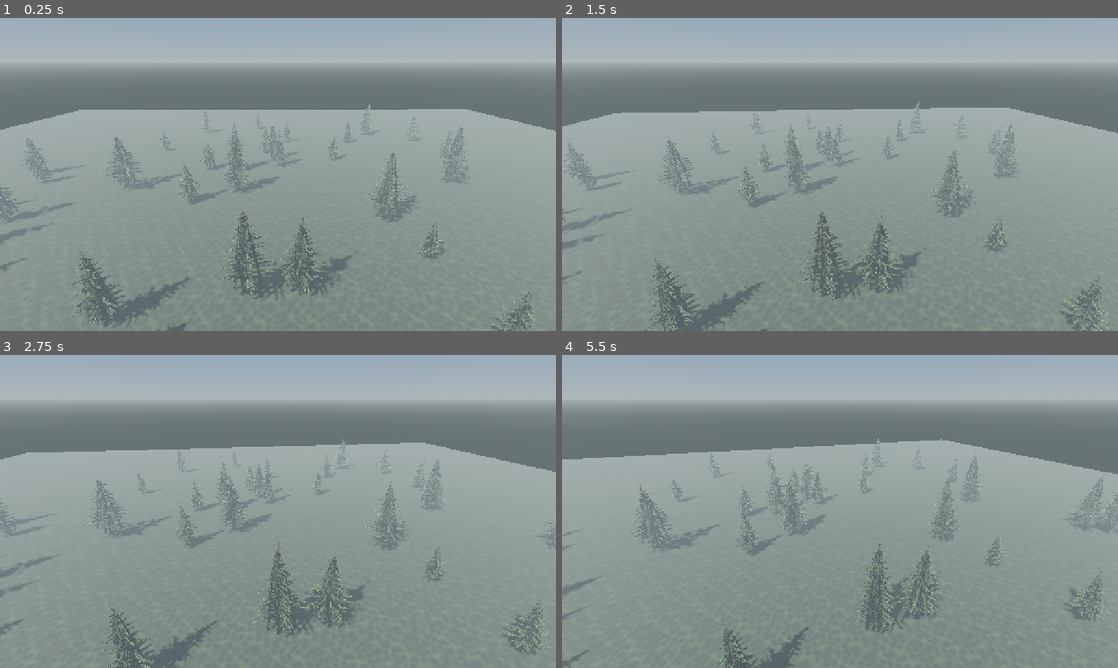
Above: before the commit, frames 1-4 (two rows, left to right).
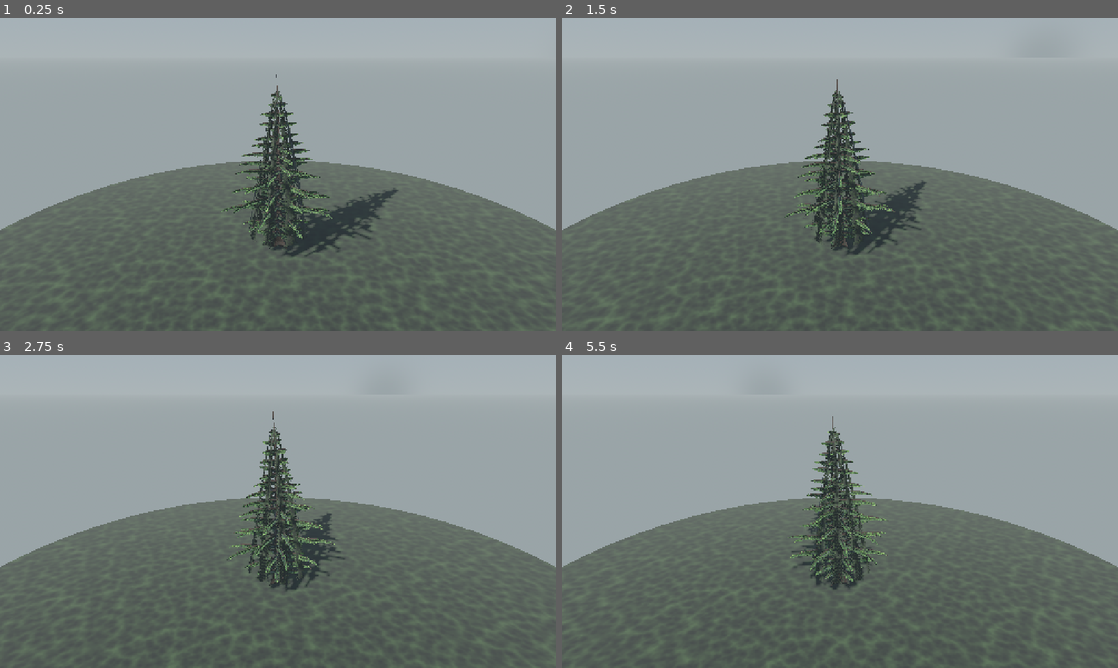
Above: after the commit, the same moments.

Repository: mehmetdem2005/Acik-dunya_oyun
Game: Godot game, scene res://scenes/world/pine_tree_scene.tscn
Two runs of this game, one before a commit and one after it. Both use one fixed random seed, a clock stepped at 60 frames per second and the inputs below. This scene is started directly instead of the project's main scene.
Inputs (mouse positions are in pixels of both pictures, inside the frame that each line leads up to):
- Up to frame 1 (0.25 s): no input
- Up to frame 2 (1.5 s): move the mouse to (962, 158) at 0.52 s; hold D 0.53-1.25 s; hold Shift 0.53-1.25 s; click (962, 158) at 0.67 s; tap Space at 0.77 s; drag from (728, 190) to (812, 237) at 1.27 s
- Up to frame 3 (2.75 s): move the mouse to (333, 442) at 2.02 s; hold D from 2.03 s (still down); hold Shift from 2.03 s (still down)
- Up to frame 4 (5.5 s): release D at 2.75 s; release Shift at 2.75 s; drag from (812, 574) to (673, 464) at 2.77 s; move the mouse to (1006, 558) at 3.52 s; hold A 3.53-4.25 s; hold Shift 3.53-4.25 s; tap Space at 3.77 s; drag from (673, 464) to (756, 433) at 4.27 s; move the mouse to (867, 511) at 5.02 s; hold S from 5.03 s (still down); hold Shift from 5.03 s (still down); click (867, 511) at 5.17 s

The runs differ from the first frame. In frame 1, 61% of the frame differs, in the area x 0-100%, y 16-100%; in frame 2, 61%; in frame 3, 61%; in frame 4, 62%.

Commit message:
Ormanı kaldır, tek çam ağacı modeline odaklan
- pine_tree_scene.tscn: tek ağaç model görüntüleyici (dönen kamera,
  key+fill ışık, disk zemin, yakın çerçeve)
- world.tscn: PineForest yerine spawn yakınında tek PineTree
- README model odaklı güncellendi

https://claude.ai/code/session_01SAupt6yXBr9DzE6Ykd1e1F

Diff:
--- a/mouse_open_world_clean_project/scenes/world/pine_tree_scene.tscn
+++ b/mouse_open_world_clean_project/scenes/world/pine_tree_scene.tscn
@@ -1,15 +1,15 @@
-[gd_scene load_steps=11 format=3]
+[gd_scene load_steps=10 format=3]
 
-[ext_resource type="Script" path="res://scripts/world/pine_forest.gd" id="1_forest"]
+[ext_resource type="Script" path="res://scripts/world/pine_tree.gd" id="1_pine"]
 [ext_resource type="Script" path="res://scripts/world/showcase_camera.gd" id="2_cam"]
 
 [sub_resource type="ProceduralSkyMaterial" id="Sky_mat"]
-sky_top_color = Color(0.38, 0.55, 0.78, 1)
-sky_horizon_color = Color(0.72, 0.78, 0.79, 1)
+sky_top_color = Color(0.36, 0.54, 0.78, 1)
+sky_horizon_color = Color(0.74, 0.79, 0.8, 1)
 sky_curve = 0.12
-ground_bottom_color = Color(0.22, 0.25, 0.22, 1)
-ground_horizon_color = Color(0.65, 0.7, 0.7, 1)
-sun_angle_max = 30.0
+ground_bottom_color = Color(0.2, 0.22, 0.2, 1)
+ground_horizon_color = Color(0.66, 0.7, 0.7, 1)
+sun_angle_max = 28.0
 sun_curve = 0.08
 
 [sub_resource type="Sky" id="Sky_1"]
@@ -19,28 +19,29 @@
 background_mode = 2
 sky = SubResource("Sky_1")
 ambient_light_source = 3
-ambient_light_color = Color(0.6, 0.66, 0.72, 1)
-ambient_light_sky_contribution = 0.6
-ambient_light_energy = 0.7
+ambient_light_color = Color(0.62, 0.68, 0.74, 1)
+ambient_light_sky_contribution = 0.55
+ambient_light_energy = 0.85
 tonemap_mode = 2
 tonemap_white = 6.0
 ssao_enabled = true
-ssao_radius = 1.5
-ssao_intensity = 1.5
+ssao_radius = 0.8
+ssao_intensity = 1.8
+sdfgi_enabled = false
 fog_enabled = true
-fog_light_color = Color(0.62, 0.69, 0.72, 1)
-fog_density = 0.012
-fog_aerial_perspective = 0.35
-fog_sky_affect = 0.4
+fog_light_color = Color(0.66, 0.72, 0.74, 1)
+fog_density = 0.004
+fog_aerial_perspective = 0.25
 
-[sub_resource type="PlaneMesh" id="Ground_mesh"]
-size = Vector2(160, 160)
-subdivide_width = 16
-subdivide_depth = 16
+[sub_resource type="CylinderMesh" id="Ground_mesh"]
+top_radius = 14.0
+bottom_radius = 14.0
+height = 0.3
+radial_segments = 48
 
 [sub_resource type="FastNoiseLite" id="Ground_noise"]
 noise_type = 2
-frequency = 0.03
+frequency = 0.05
 
 [sub_resource type="NoiseTexture2D" id="Ground_tex"]
 width = 256
@@ -49,14 +50,11 @@
 noise = SubResource("Ground_noise")
 
 [sub_resource type="StandardMaterial3D" id="Ground_mat"]
-albedo_color = Color(0.18, 0.27, 0.14, 1)
+albedo_color = Color(0.19, 0.26, 0.15, 1)
 albedo_texture = SubResource("Ground_tex")
-uv1_scale = Vector3(40, 40, 1)
-roughness = 0.95
+uv1_scale = Vector3(10, 10, 1)
+roughness = 0.97
 metallic = 0.0
-
-[sub_resource type="BoxShape3D" id="Ground_shape"]
-size = Vector3(160, 1, 160)
 
 [node name="PineTreeScene" type="Node3D"]
 
@@ -64,36 +62,45 @@
 environment = SubResource("Env_1")
 
 [node name="Sun" type="DirectionalLight3D" parent="."]
-transform = Transform3D(0.766044, -0.413176, 0.492404, 0, 0.766044, 0.642788, -0.642788, -0.492404, 0.586824, 0, 0, 0)
-light_color = Color(1, 0.96, 0.88, 1)
-light_energy = 1.35
+transform = Transform3D(0.766044, -0.342, 0.544639, 0, 0.846, 0.531, -0.642788, -0.406767, 0.647819, 0, 0, 0)
+light_color = Color(1, 0.95, 0.86, 1)
+light_energy = 1.4
 shadow_enabled = true
-shadow_bias = 0.04
-directional_shadow_max_distance = 120.0
+shadow_bias = 0.03
+directional_shadow_max_distance = 60.0
+
+[node name="FillLight" type="DirectionalLight3D" parent="."]
+transform = Transform3D(-0.7071, 0.0, -0.7071, 0.0, 1.0, 0.0, 0.7071, 0.0, -0.7071, 0, 0, 0)
+light_color = Color(0.7, 0.78, 0.9, 1)
+light_energy = 0.35
 
 [node name="Ground" type="MeshInstance3D" parent="."]
+transform = Transform3D(1, 0, 0, 0, 1, 0, 0, 0, 1, 0, -0.15, 0)
 mesh = SubResource("Ground_mesh")
 material_override = SubResource("Ground_mat")
 
-[node name="GroundBody" type="StaticBody3D" parent="Ground"]
-
-[node name="GroundCol" type="CollisionShape3D" parent="Ground/GroundBody"]
-transform = Transform3D(1, 0, 0, 0, 1, 0, 0, 0, 1, 0, -0.5, 0)
-shape = SubResource("Ground_shape")
-
-[node name="PineForest" type="Node3D" parent="."]
-script = ExtResource("1_forest")
-tree_count = 46
-area_radius = 48.0
-min_spacing = 3.2
-forest_seed = 2026
-height_min = 4.5
-height_max = 9.5
-raycast_to_ground = true
-generate_collision = true
+[node name="PineTree" type="Node3D" parent="."]
+script = ExtResource("1_pine")
+total_height = 7.5
+trunk_radius = 0.18
+trunk_top_ratio = 0.06
+crown_start_ratio = 0.13
+crown_radius = 2.7
+branch_count = 66
+branch_droop = 0.55
+blades_per_branch = 7
+frond_size = 1.05
+trunk_sides = 12
+seed = 20260516
+generate_collision = false
+enable_wind = false
 
 [node name="ShowcaseCamera" type="Camera3D" parent="."]
-transform = Transform3D(1, 0, 0, 0, 1, 0, 0, 0, 1, 0, 14, 34)
+transform = Transform3D(1, 0, 0, 0, 1, 0, 0, 0, 1, 0, 5, 13)
 current = true
-fov = 60.0
+fov = 50.0
 script = ExtResource("2_cam")
+target = Vector3(0, 3.6, 0)
+distance = 13.0
+height = 4.5
+orbit_speed = 0.18
--- a/mouse_open_world_clean_project/scenes/world/world.tscn
+++ b/mouse_open_world_clean_project/scenes/world/world.tscn
@@ -2,7 +2,7 @@
 
 [ext_resource type="Script" path="res://scripts/terrain/terrain_runtime_loader.gd" id="1_terrain_runtime"]
 [ext_resource type="Script" path="res://scripts/world/world_runtime_spawner.gd" id="2_spawner"]
-[ext_resource type="Script" path="res://scripts/world/pine_forest.gd" id="3_forest"]
+[ext_resource type="Script" path="res://scripts/world/pine_tree.gd" id="3_pine"]
 
 [sub_resource type="Environment" id="Environment_1"]
 background_mode = 2
@@ -32,15 +32,13 @@
 [node name="WorldEnvironment" type="WorldEnvironment" parent="."]
 environment = SubResource("Environment_1")
 
-[node name="PineForest" type="Node3D" parent="."]
-script = ExtResource("3_forest")
-tree_count = 32
-area_radius = 38.0
-min_spacing = 3.5
-forest_seed = 2026
-height_min = 4.5
-height_max = 9.0
-ground_y = 0.0
-raycast_to_ground = true
-ray_collision_mask = 1
+[node name="PineTree" type="Node3D" parent="."]
+transform = Transform3D(1, 0, 0, 0, 1, 0, 0, 0, 1, 4, 0, -4)
+script = ExtResource("3_pine")
+total_height = 7.5
+trunk_radius = 0.18
+crown_radius = 2.7
+branch_count = 66
+blades_per_branch = 7
+seed = 20260516
 generate_collision = true
Not shown, changed: mouse_open_world_clean_project/README_KURULUM.txt
Not shown, changed: mouse_open_world_clean_project.zip
